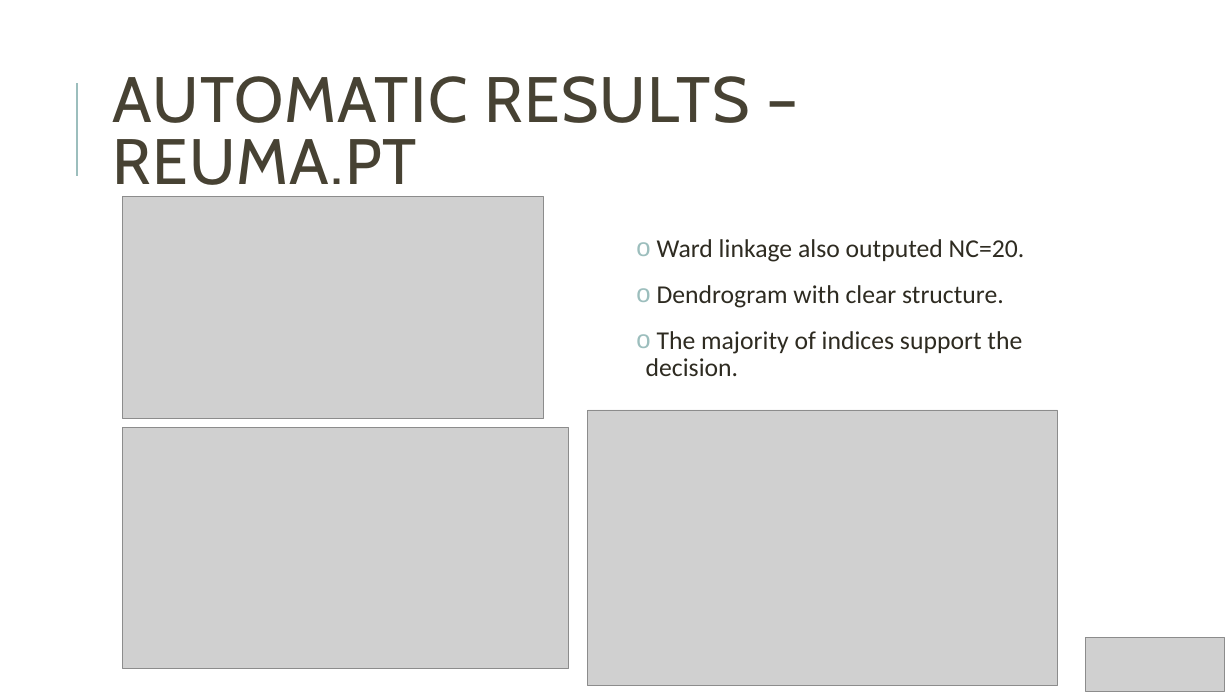
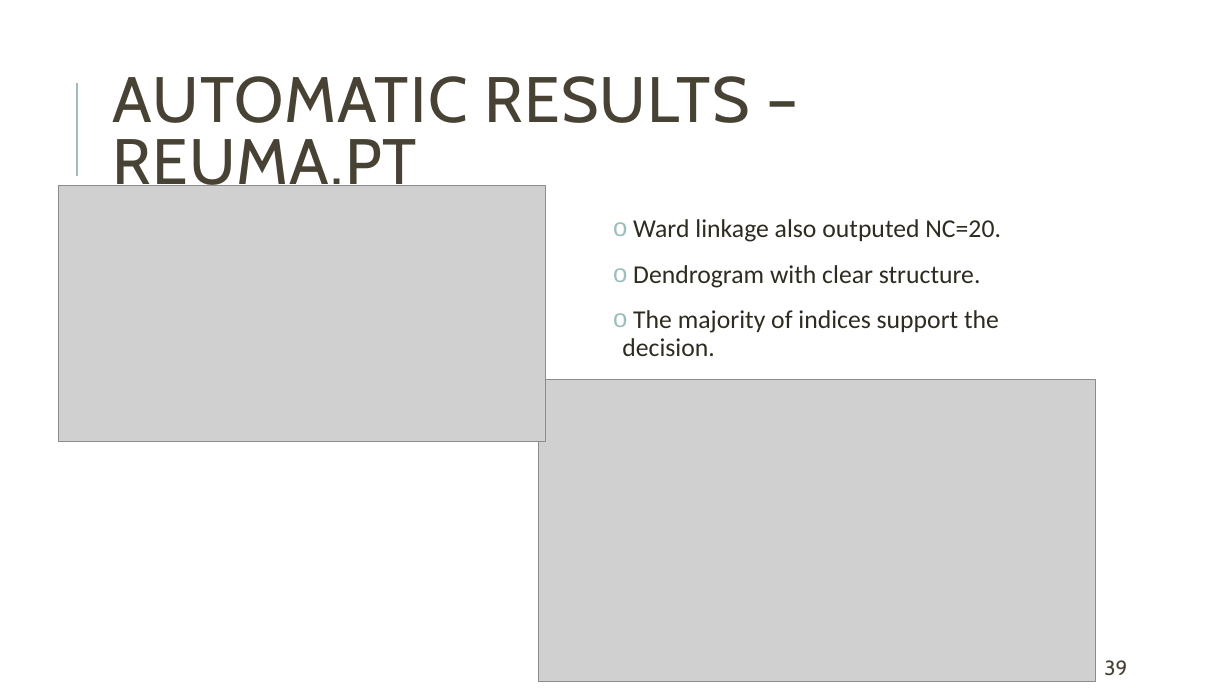
Before and after one commit to Nuno09/MscThesis, a slide deck: slide 39 of Dissertacao/apresentação_tese.pptx (slide 49 before the commit). Drawn at 1232x693 pixels with LibreOffice and Linux fonts; fonts in the diff are those of the drawing; grey boxes stand for pictures. Boxes give left, top, right and bottom in pixels: in the first picture for what was removed or moved away, otherwise in the second. Text is boxed around its words. In the diff, an @@ line names an element or a change of style, - is before the commit and + after.

```diff
--- a/Dissertacao/apresentação_tese.pptx
+++ b/Dissertacao/apresentação_tese.pptx
@@ picture: place and size @@
-picture at (123,197,544,419)
+picture at (58,185,545,442)
@@ text "Ward linkage also outputed NC=20.": place and size @@
-text "Ward linkage also outputed NC=20." at (646,239,1025,376)
+text "Ward linkage also outputed NC=20." at (622,219,1001,356)
@@ picture: place and size @@
-picture at (123,427,568,669)
+picture at (539,380,1096,682)
@@ picture removed at (588,410,1057,687) @@
@@ picture removed at (1086,638,1226,691) @@
@@ page number added at (1104,660,1127,676), 16 pt, text #474233 @@
+39
```
Also in this commit, not shown: 41 other slides changed, 1 slide added, 11 slides removed.
